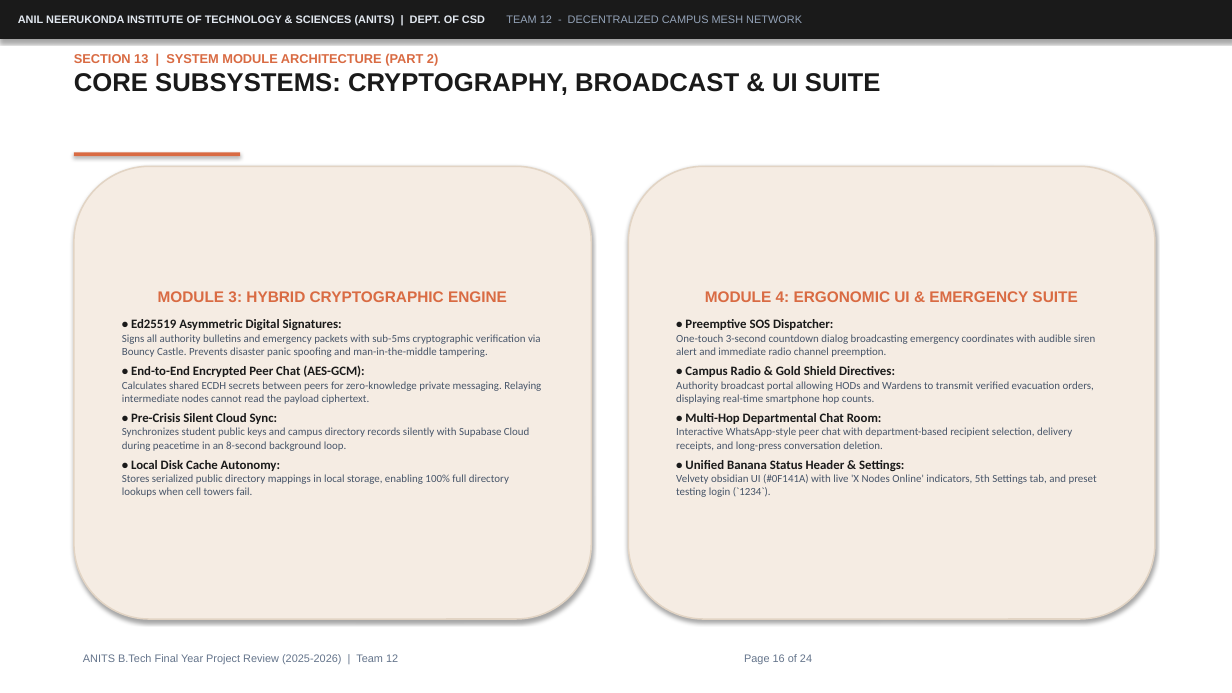
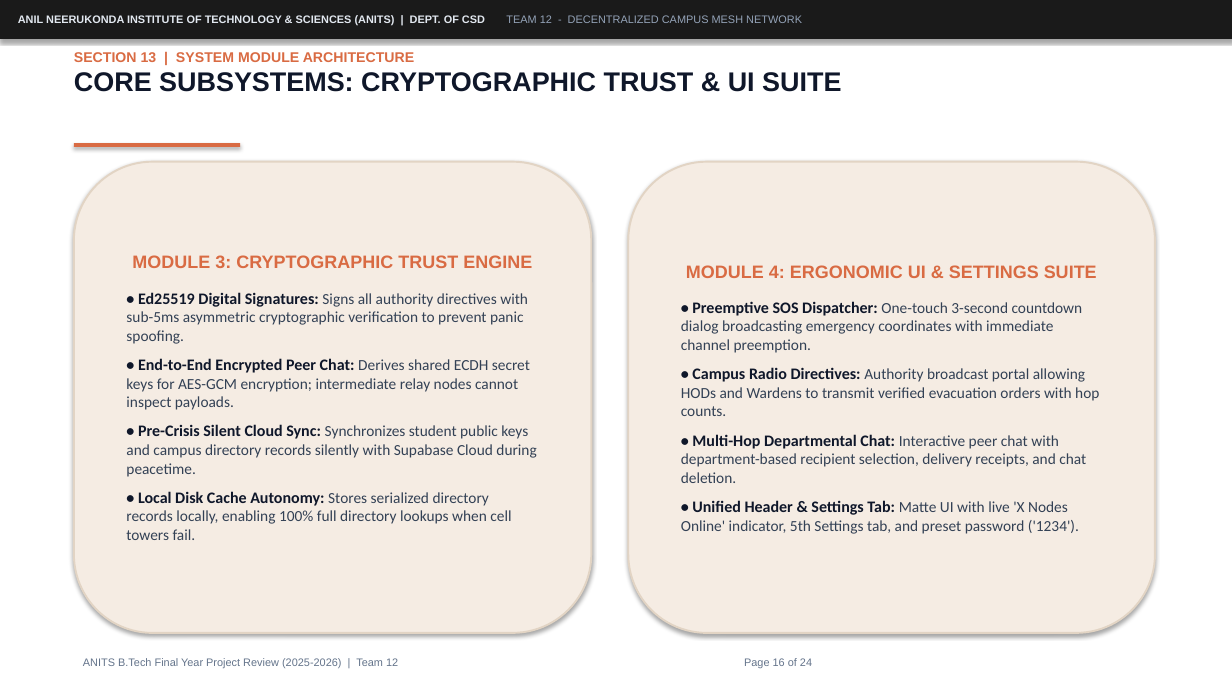
Before and after one commit to 047harry/anits-campus-mesh, a slide deck: slide 16 of ppts/final-2.pptx. Drawn at 1232x693 pixels with LibreOffice and Linux fonts; fonts in the diff are those of the drawing. Boxes give left, top, right and bottom in pixels: in the first picture for what was removed or moved away, otherwise in the second. Text is boxed around its words. In the diff, an @@ line names an element or a change of style, - is before the commit and + after.

Commit message:
docs(ppt): optimize final-2.pptx for readability with 12-14pt bold text, concise bullets, and enlarged UML figures

```diff
--- a/ppts/final-2.pptx
+++ b/ppts/final-2.pptx
@@ text at [74, 52, 841, 92]: text changed; size 20 to 21 pt; text colour #1A1A1A to #0F172A @@
-SECTION 13 | SYSTEM MODULE ARCHITECTURE (PART 2)
-CORE SUBSYSTEMS: CRYPTOGRAPHY, BROADCAST & UI SUITE
+SECTION 13 | SYSTEM MODULE ARCHITECTURE
+CORE SUBSYSTEMS: CRYPTOGRAPHIC TRUST & UI SUITE
@@ rectangle: place and size @@
-rectangle at [74, 152, 240, 156]
+rectangle at [74, 143, 240, 147]
@@ rounded rectangle "MODULE 3: CRYPTOGRAPHIC TRUST ENGINE" at [74, 162, 592, 633]: outline #E2D4C4 1.2 pt to #E2D4C4 1.5 pt @@
@@ rounded rectangle "MODULE 3: CRYPTOGRAPHIC TRUST ENGINE": place and size @@
-rounded rectangle "MODULE 3: CRYPTOGRAPHIC TRUST ENGINE" at [74, 166, 592, 619]
+rounded rectangle "MODULE 3: CRYPTOGRAPHIC TRUST ENGINE" at [74, 162, 592, 633]
@@ rounded rectangle "MODULE 4: ERGONOMIC UI & ...": place and size @@
-rounded rectangle "MODULE 4: ERGONOMIC UI & ..." at [628, 166, 1155, 619]
+rounded rectangle "MODULE 4: ERGONOMIC UI & ..." at [628, 162, 1155, 633]
@@ rounded rectangle "MODULE 4: ERGONOMIC UI & ..." at [628, 162, 1155, 633]: outline #E2D4C4 1.2 pt to #E2D4C4 1.5 pt @@
@@ text in rounded rectangle at [126, 255, 536, 540]: text changed; size 8.5 to 12 pt; text colour #475569 to #334155 @@
-MODULE 3: HYBRID CRYPTOGRAPHIC ENGINE
-• Ed25519 Asymmetric Digital Signatures:
-Signs all authority bulletins and emergency packets with sub-5ms cryptographic verification via Bouncy Castle. Prevents disaster panic spoofing and man-in-the-middle tampering.
-• End-to-End Encrypted Peer Chat (AES-GCM):
-Calculates shared ECDH secrets between peers for zero-knowledge private messaging. Relaying intermediate nodes cannot read the payload ciphertext.
-• Pre-Crisis Silent Cloud Sync:
-Synchronizes student public keys and campus directory records silently with Supabase Cloud during peacetime in an 8-second background loop.
-• Local Disk Cache Autonomy:
-Stores serialized public directory mappings in local storage, enabling 100% full directory lookups when cell towers fail.
+MODULE 3: CRYPTOGRAPHIC TRUST ENGINE
+• Ed25519 Digital Signatures: Signs all authority directives with sub-5ms asymmetric cryptographic verification to prevent panic spoofing.
+• End-to-End Encrypted Peer Chat: Derives shared ECDH secret keys for AES-GCM encryption; intermediate relay nodes cannot inspect payloads.
+• Pre-Crisis Silent Cloud Sync: Synchronizes student public keys and campus directory records silently with Supabase Cloud during peacetime.
+• Local Disk Cache Autonomy: Stores serialized directory records locally, enabling 100% full directory lookups when cell towers fail.
@@ text in rounded rectangle at [681, 265, 1099, 534]: text changed; size 8.5 to 12 pt; text colour #475569 to #334155 @@
-MODULE 4: ERGONOMIC UI & EMERGENCY SUITE
-• Preemptive SOS Dispatcher:
-One-touch 3-second countdown dialog broadcasting emergency coordinates with audible siren alert and immediate radio channel preemption.
-• Campus Radio & Gold Shield Directives:
-Authority broadcast portal allowing HODs and Wardens to transmit verified evacuation orders, displaying real-time smartphone hop counts.
-• Multi-Hop Departmental Chat Room:
-Interactive WhatsApp-style peer chat with department-based recipient selection, delivery receipts, and long-press conversation deletion.
-• Unified Banana Status Header & Settings:
-Velvety obsidian UI (#0F141A) with live 'X Nodes Online' indicators, 5th Settings tab, and preset testing login (`1234`).
+MODULE 4: ERGONOMIC UI & SETTINGS SUITE
+• Preemptive SOS Dispatcher: One-touch 3-second countdown dialog broadcasting emergency coordinates with immediate channel preemption.
+• Campus Radio Directives: Authority broadcast portal allowing HODs and Wardens to transmit verified evacuation orders with hop counts.
+• Multi-Hop Departmental Chat: Interactive peer chat with department-based recipient selection, delivery receipts, and chat deletion.
+• Unified Header & Settings Tab: Matte UI with live 'X Nodes Online' indicator, 5th Settings tab, and preset password ('1234').
@@ text "ANITS B.Tech Final Year Project ...": place and size @@
-text "ANITS B.Tech Final Year Project ..." at [83, 654, 812, 664]
+text "ANITS B.Tech Final Year Project ..." at [83, 658, 812, 668]
```
Also in this commit, not shown: 10 other slides changed, 5 other files.
